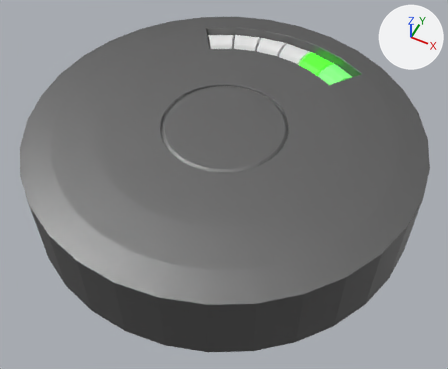
Before and after pictures for a commit that changed the FBX model Assets/Characters/Char1_Body.fbx.
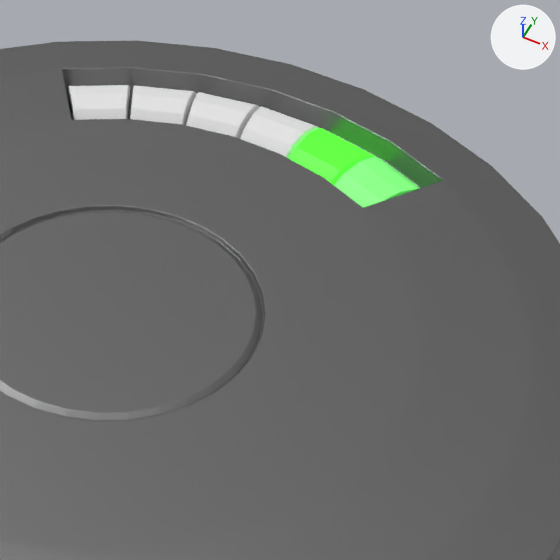
There are two pictures of each version: one whole from a camera (50 mm lens) standing at (1.012, -2.032, 2.649) and looking at (0.034, -0.074, 0.202), one close up on the part from 40% to 92% of the width and 0% to 62% of the height. The lights are fixed; the arrows at upper right show +X, +Y and +Z. Where no turn or scale is listed for an object, it has been applied to the vertices.

Objects in the first close-up: 'Body'.
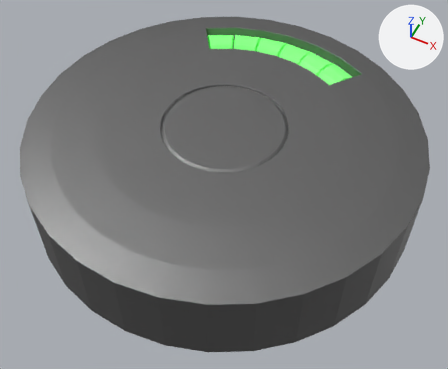
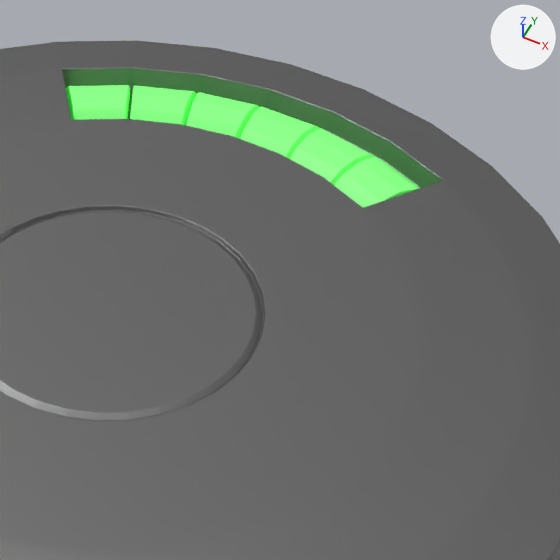
Changed parts and their boxes [x1, y1, x2, y2] in the close-ups (560 x 560 px):
'Body', recoloured, surface changed (white to green)
    both: [61, 66, 404, 188]

The change in detail:
Material 'Charge Indicator 2' (mat_charge_indicator_2) changes colour from green #3ce71b to green #8ce787; in linear values from (0.0453, 0.8, 0.0112) to (0.262, 0.799, 0.242).
In material 'Charge Indicator 2' (mat_charge_indicator_2), emission_color goes from (0.0656, 1.0, 0.024) (green #48ff2b) to (0.00518, 0.361, 0.0123) (green #10a21d).
Material 'Charge Indicator 3' (mat_charge_indicator_3) changes colour from white #e7e7e7 to green #8ce787; in linear values from (0.8, 0.8, 0.8) to (0.262, 0.799, 0.242).
In material 'Charge Indicator 3' (mat_charge_indicator_3), emission_color is now set to (0.00518, 0.361, 0.0123), green #10a21d.
In material 'Charge Indicator 3' (mat_charge_indicator_3), emission_strength is now set to 1.0.
Material 'Charge Indicator 4' (mat_charge_indicator_4) changes colour from white #e7e7e7 to green #8ce787; in linear values from (0.8, 0.8, 0.8) to (0.262, 0.799, 0.242).
In material 'Charge Indicator 4' (mat_charge_indicator_4), emission_color is now set to (0.00518, 0.361, 0.0123), green #10a21d.
In material 'Charge Indicator 4' (mat_charge_indicator_4), emission_strength is now set to 1.0.
Material 'Charge Indicator 5' (mat_charge_indicator_5) changes colour from white #e7e7e7 to green #8ce787; in linear values from (0.8, 0.8, 0.8) to (0.262, 0.799, 0.242).
In material 'Charge Indicator 5' (mat_charge_indicator_5), emission_color is now set to (0.00518, 0.361, 0.0123), green #10a21d.
In material 'Charge Indicator 5' (mat_charge_indicator_5), emission_strength is now set to 1.0.
Material 'Charge indicator 6' (mat_charge_indicator_6) changes colour from white #e7e7e7 to green #8ce787; in linear values from (0.8, 0.8, 0.8) to (0.262, 0.799, 0.242).
In material 'Charge indicator 6' (mat_charge_indicator_6), emission_color is now set to (0.00518, 0.361, 0.0123), green #10a21d.
In material 'Charge indicator 6' (mat_charge_indicator_6), emission_strength is now set to 1.0.
